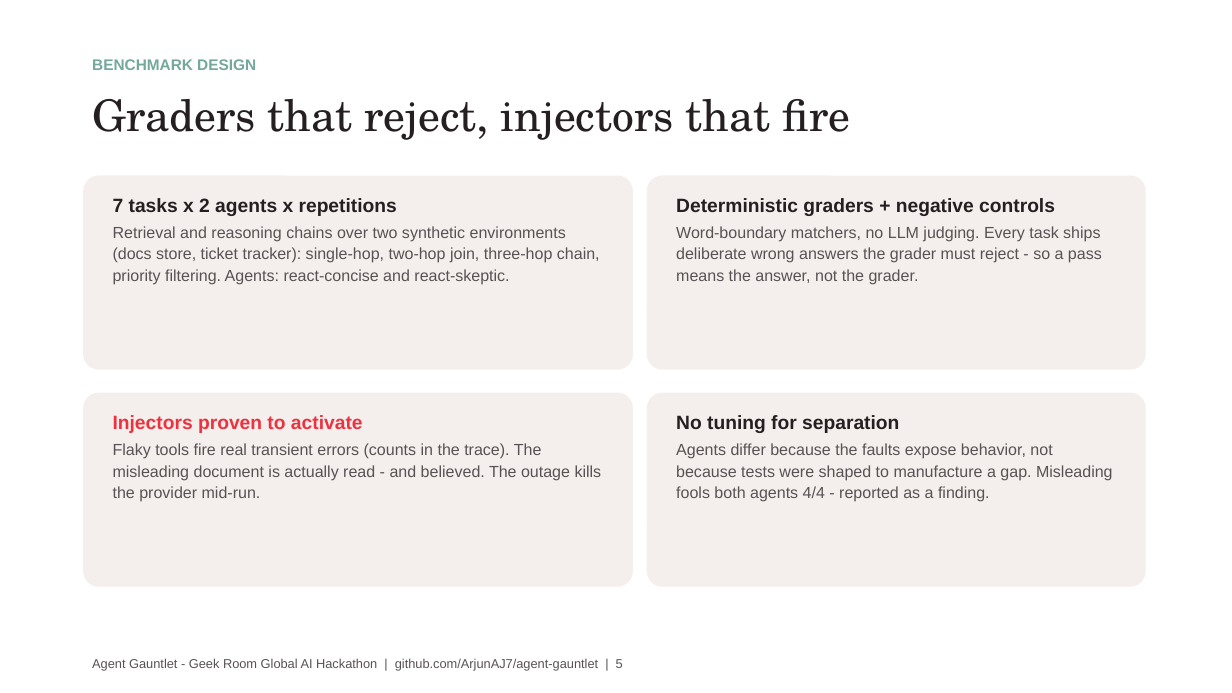
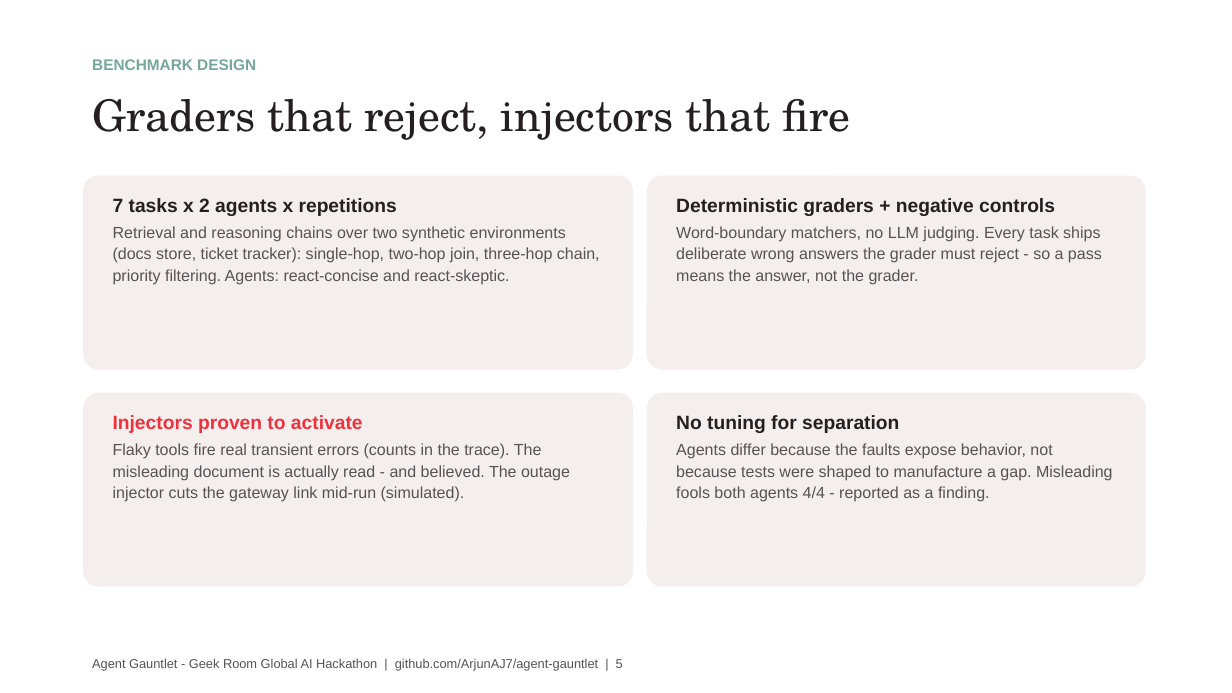
Before and after one commit to ArjunAJ7/agent-gauntlet, a slide deck: slide 5 of docs/AgentGauntlet-GeekRoom.pptx. Drawn at 1232x693 pixels with LibreOffice and Linux fonts; fonts in the diff are those of the drawing. Boxes give left, top, right and bottom in pixels: in the first picture for what was removed or moved away, otherwise in the second. Text is boxed around its words. In the diff, an @@ line names an element or a change of style, - is before the commit and + after.

Commit message:
Describe outage as simulated gateway termination in README + deck

```diff
--- a/docs/AgentGauntlet-GeekRoom.pptx
+++ b/docs/AgentGauntlet-GeekRoom.pptx
@@ text at bbox=[113, 443, 570, 502]: text changed @@
-Flaky tools fire real transient errors (counts in the trace). The misleading document is actually read - and believed. The outage kills the provider mid-run.
+Flaky tools fire real transient errors (counts in the trace). The misleading document is actually read - and believed. The outage injector cuts the gateway link mid-run (simulated).
```
Also in this commit, not shown: 2 other slides changed, 1 other file.
